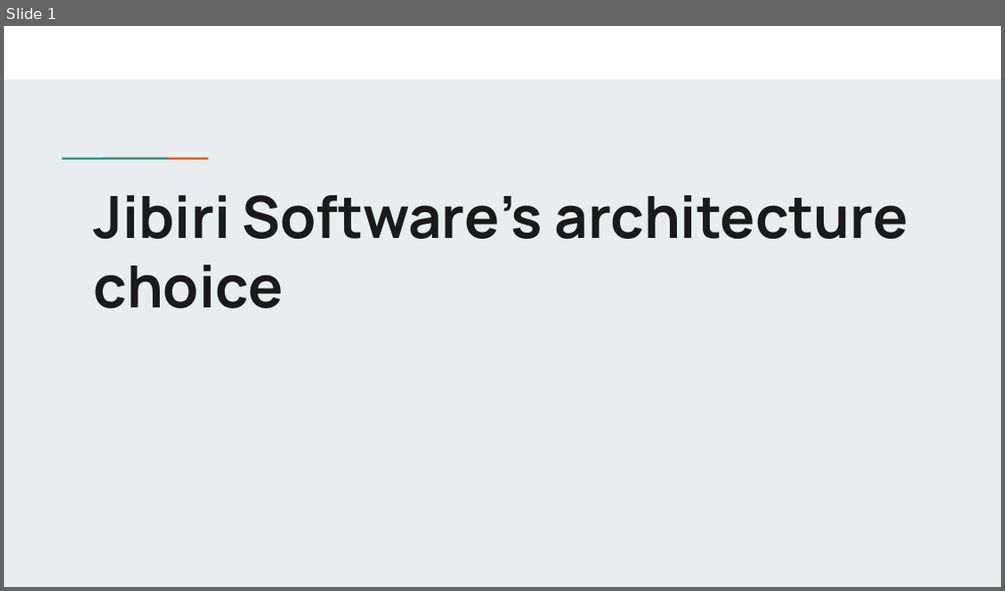
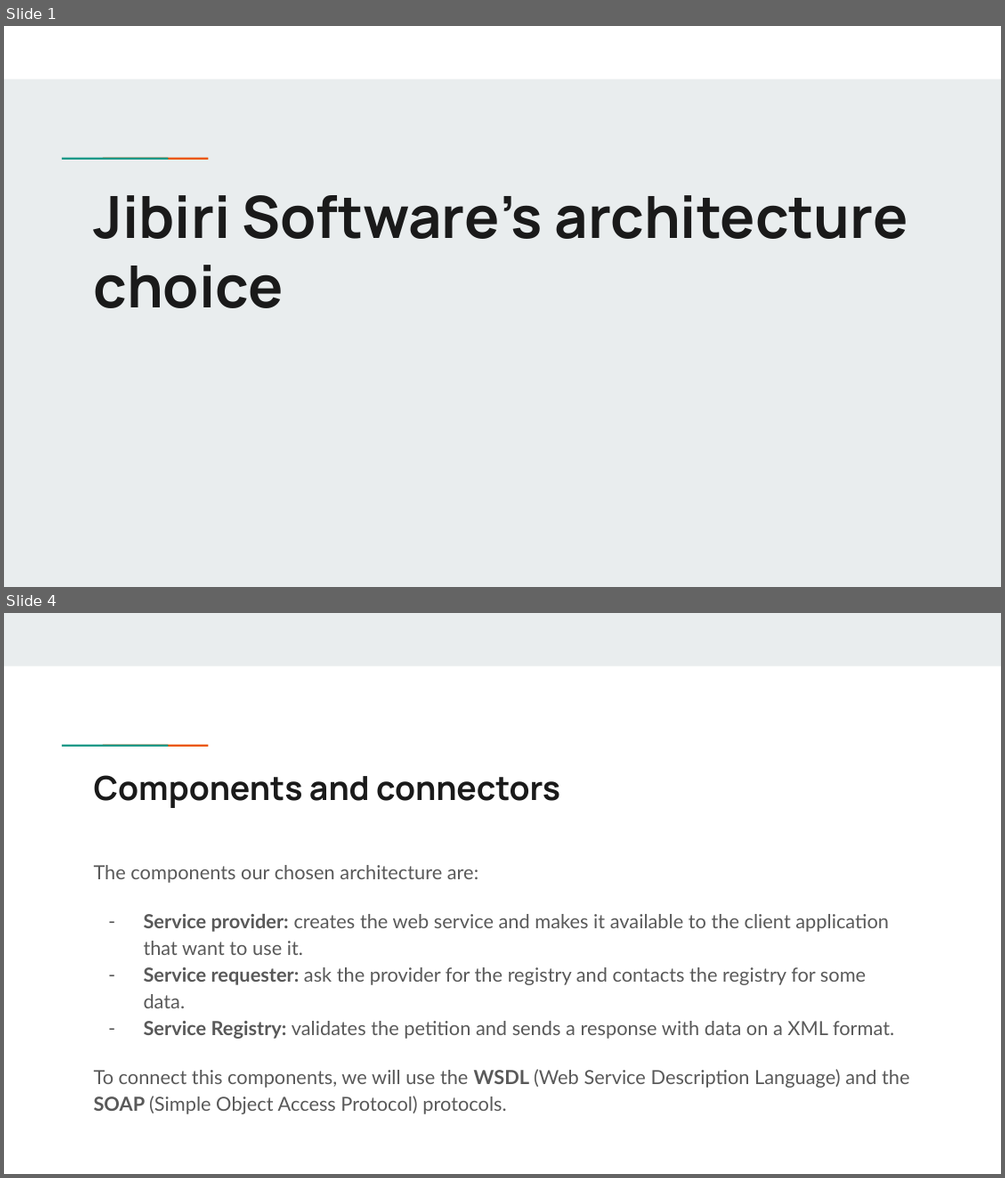
Before and after one commit to Jibiri-Software/WhiteWiseWeasel, a slide deck: SoftwareArchitecture/Jibiri_software_architecture_choice.pptx. Shown one above the other, each under a label of ours: slide 1 before the commit, slides 1 and 4 after it; the slides between them are not shown. The pictures are 1005x591 and 1005x1178 pixels, drawn with LibreOffice and Linux fonts; fonts in the diff are those of the drawing. Boxes give left, top, right and bottom in pixels: in the first picture for what was removed or moved away, otherwise in the second. Text is boxed around its words. In the diff, an @@ line names an element or a change of style, - is before the commit and + after.

Commit message:
Reuploaded architecture diapositives

```diff
--- a/SoftwareArchitecture/Jibiri_software_architecture_choice.pptx
+++ b/SoftwareArchitecture/Jibiri_software_architecture_choice.pptx
@@ slide 4 added at (x1=4, y1=613, x2=1001, y2=1174), background #FFFFFF; not listed: 2 template elements that a slide beside it also shows @@
@@ rectangle added at (x1=4, y1=613, x2=1001, y2=666), fill #E9EDEE @@
@@ title added at (x1=94, y1=775, x2=560, y2=808), 24 pt, text #1A1A1A, bold @@
+Components and connectors
@@ text added at (x1=94, y1=865, x2=909, y2=1114), 14 pt, text #595959 @@
+The components our chosen architecture are:
+– Service provider: creates the web service and makes it available to the client application that want to use it.
+– Service requester: ask the provider for the registry and contacts the registry for some data.
+– Service Registry: validates the petition and sends a response with data on a XML format.
+To connect this components, we will use the WSDL (Web Service Description Language) and the SOAP (Simple Object Access Protocol) protocols.
```
Also in this commit, not shown: 1 slide changed, 6 other slides added, 6 slides removed, 2 other files.
